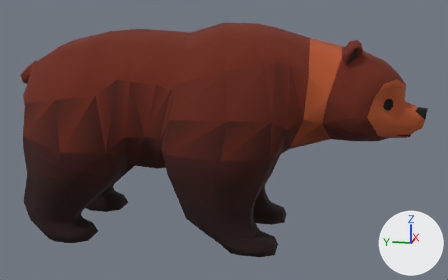
The glTF model nextjs/public/wildpoly/bear_sit_fixed.glb: old version first, new version second.
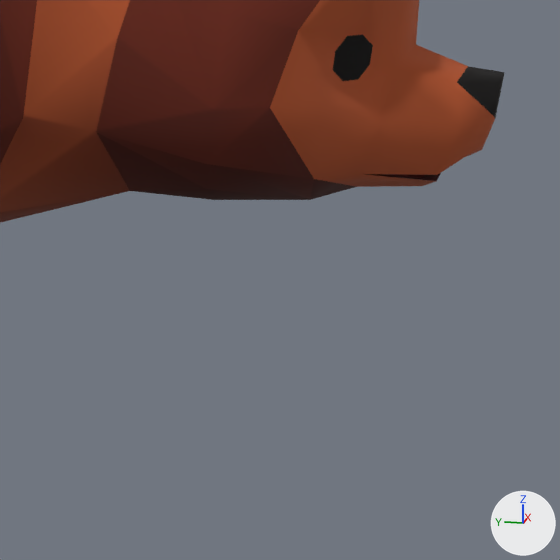
Each version appears first whole from a 50 mm lens placed at (-3.28, -0.973, 1.343), pointed at (-0.003, -0.318, 0.524), and next in a close-up on the part from 66% to 99% of the width and 32% to 84% of the height. Arrows for +X, +Y and +Z are at lower right; the lights stay in place. The last two pictures show the newer version. Vertices at exactly the same position are counted once.

In view in the first close-up: 'Animal_2004'.
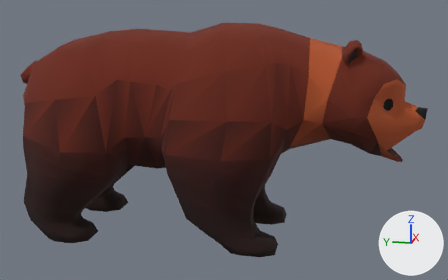
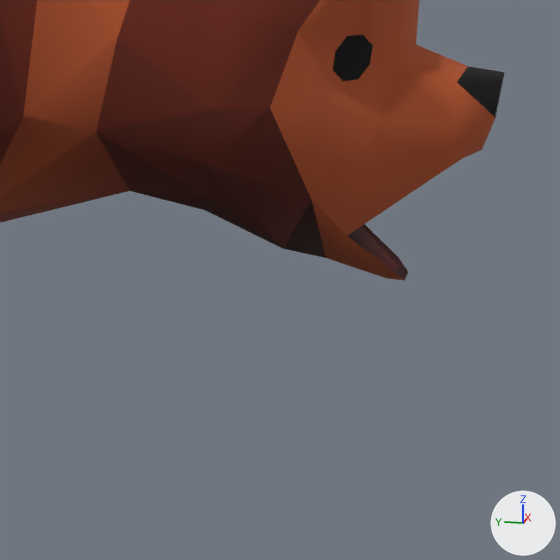
The newer file adds a shape key; the second version is drawn at full value of the shape key 'jawOpen' of 'Animal_2004', and the change is written as the vertex moves it makes.

The change, as a list of edits to the scene's bpy script:
```text
Change me_bear_grizzly_b_001:
    where me_bear_grizzly_b_001.from_pydata(...)  # 582 vertices, 1060 faces; spans x -0.49..0.49, y 0.0..1.16, z -0.86..1.38
    used by ob_animal_2004; location = (0.0, 0.0, 0.0); rotation_euler = (1.571, 0.0, 0.0), in degrees (90, 0, 0)
    before: 0 (0.0, 0.6, 1.3), 1 (0.08, 0.62, 1.2), 3 (0.0, 0.62, 1.2), 4 (-0.08, 0.62, 1.2), 8 (0.1, 0.62, 1.2)
    before: 10 (-0.1, 0.62, 1.2) at pixel (362, 174), 11 (0.06, 0.6, 1.3), 12 (0.0, 0.6, 1.31) at pixel (440, 172), 13 (-0.06, 0.6, 1.3) at pixel (436, 181), 157 (-0.08, 0.58, 1.14) at pixel (310, 199)
    before: 202 (0.08, 0.58, 1.14), 205 (0.0, 0.57, 1.14)
    me_bear_grizzly_b_001 part 1
    add for i in [1, 3, 4, 8, 10]: me_bear_grizzly_b_001.vertices[i].co += Vector((0.0, -0.08, -0.01))
    add for i in [0, 11, 12, 13]: me_bear_grizzly_b_001.vertices[i].co += Vector((0.0, -0.14, -0.03))
    add for i in [157, 202, 205]: me_bear_grizzly_b_001.vertices[i].co += Vector((0.0, -0.07, -0.03))
    me_bear_grizzly_b_001.vertices[2].co: (0.05, 0.6, 1.28) -> (0.05, 0.47, 1.25)  # not seen -> pixel (385, 252)
    me_bear_grizzly_b_001.vertices[5].co: (-0.05, 0.6, 1.28) -> (-0.05, 0.47, 1.25)  # pixel (419, 178) -> not seen
    me_bear_grizzly_b_001.vertices[156].co: (-0.18, 0.63, 1.14) -> (-0.18, 0.6, 1.13)  # pixel (314, 178) -> pixel (311, 199)
    me_bear_grizzly_b_001.vertices[158].co: (0.0, 0.58, 1.2) -> (0.0, 0.47, 1.17)  # pixel (356, 186) -> pixel (326, 257)
    me_bear_grizzly_b_001.vertices[161].co: (-0.17, 0.6, 1.0) -> (-0.17, 0.6, 1.0)  # pixel (207, 189) -> pixel (204, 195)
    me_bear_grizzly_b_001.vertices[162].co: (-0.1, 0.57, 1.01) -> (-0.11, 0.56, 1.0)  # pixel (214, 199) -> pixel (204, 210)
    me_bear_grizzly_b_001.vertices[164].co: (0.0, 0.56, 1.02) -> (0.0, 0.55, 1.0)
    me_bear_grizzly_b_001.vertices[200].co: (0.18, 0.63, 1.14) -> (0.18, 0.6, 1.13)
    me_bear_grizzly_b_001.vertices[204].co: (0.1, 0.57, 1.01) -> (0.11, 0.56, 1.0)
    me_bear_grizzly_b_001.vertices[206].co: (0.0, 0.58, 1.29) -> (0.0, 0.45, 1.25)  # pixel (422, 186) -> pixel (386, 278)
    me_bear_grizzly_b_001 part 2: 21 faces centred in x -0.09..0.17, y 0.57..0.62, z 1.09..1.27 are repainted in the vertex colours; the middle colour goes from white #ffffff to grey #b3b3b3
    me_bear_grizzly_b_001 part 3: 11 faces centred in x -0.12..0.23, y 0.57..0.69, z 1.05..1.3 are repainted in the vertex colours; the middle colour goes from white #ffffff to white #e7e7e7
```

Where the change shows, as pixel boxes [x1, y1, x2, y2] in the close-ups (560 x 560 px; the box of a moved part takes in the faces that stretch with it):
'Animal_2004', reshaped
    before: [0, 0, 504, 223]
    after: [0, 0, 504, 280]
part 1 of me_bear_grizzly_b_001, moved or reshaped
    before: [96, 105, 441, 200]
    after: [96, 105, 438, 280]
part 2 of me_bear_grizzly_b_001, recoloured
    before: [310, 174, 432, 200]
    after: [283, 200, 400, 271]
part 3 of me_bear_grizzly_b_001, recoloured
    before: [212, 173, 441, 200]
    after: [204, 196, 408, 280]
